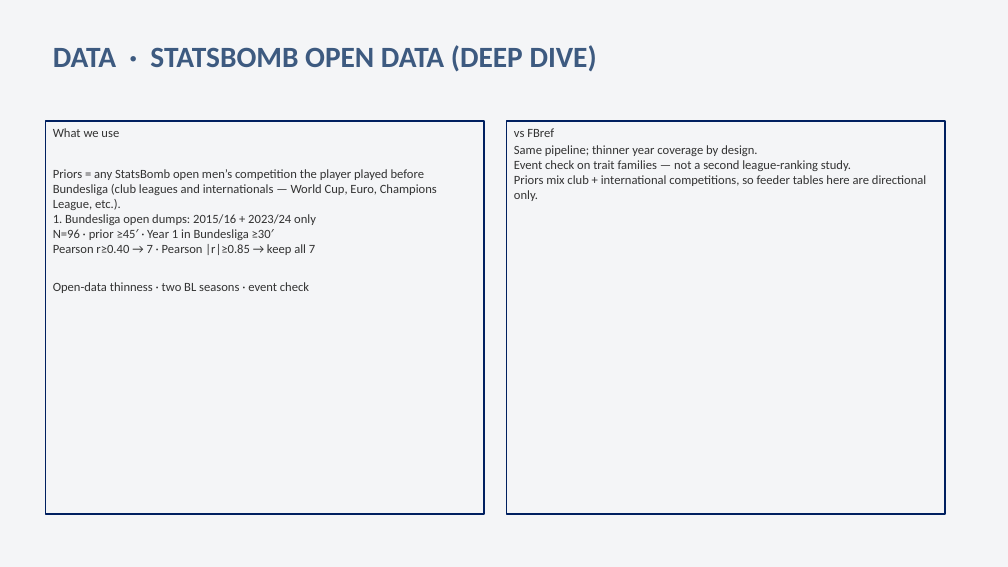
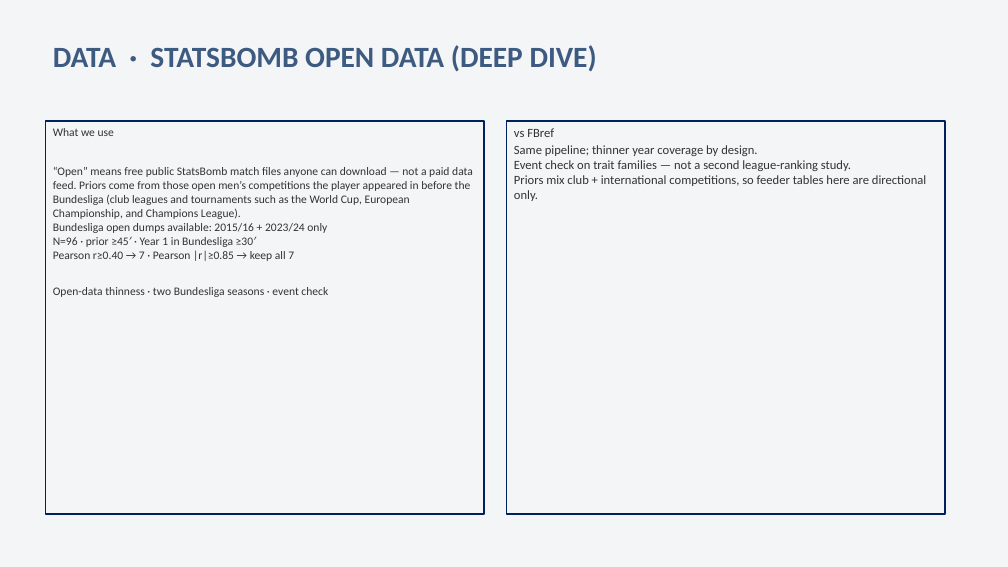
Before and after one commit to colbymorris08/bundesliga-transfer-traits, a slide deck: slide 6 of bundesliga_transfer_traits.pptx. Drawn at 1008x567 pixels with LibreOffice and Linux fonts; fonts in the diff are those of the drawing. Boxes give left, top, right and bottom in pixels: in the first picture for what was removed or moved away, otherwise in the second. Text is boxed around its words. In the diff, an @@ line names an element or a change of style, - is before the commit and + after.

```diff
--- a/bundesliga_transfer_traits.pptx
+++ b/bundesliga_transfer_traits.pptx
@@ text in rectangle at [53,128,294,261]: size 12 to 11 pt in "What we use", "N=96 · prior ≥45′ · Year 1 ...", "Pearson r≥0.40 → 7 · Pearson |r|≥0.85 ..." @@
@@ text in rectangle at [53,167,473,233]: text changed; size 12 to 11 pt @@
-Priors = any StatsBomb open men’s competition the player played before Bundesliga (club leagues and internationals — World Cup, Euro, Champions League, etc.).
-1. Bundesliga open dumps: 2015/16 + 2023/24 only
+“Open” means free public StatsBomb match files anyone can download — not a paid data feed. Priors come from those open men’s competitions the player appeared in before the Bundesliga (club leagues and tournaments such as the World Cup, European Championship, and Champions League).
+Bundesliga open dumps available: 2015/16 + 2023/24 only
@@ text in rectangle at [53,287,328,297]: text changed; size 12 to 11 pt @@
-Open-data thinness · two BL seasons · event check
+Open-data thinness · two Bundesliga seasons · event check
```
Also in this commit, not shown: 7 other slides changed.
